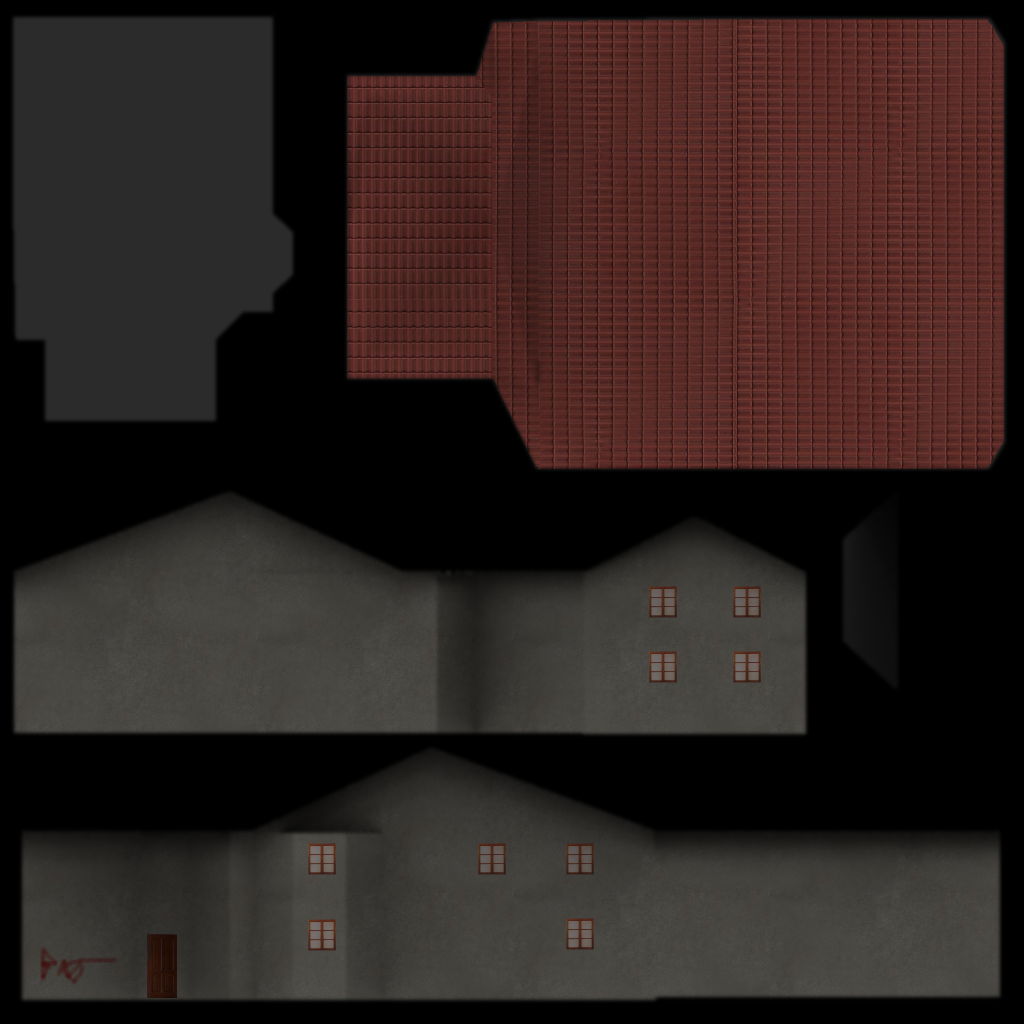
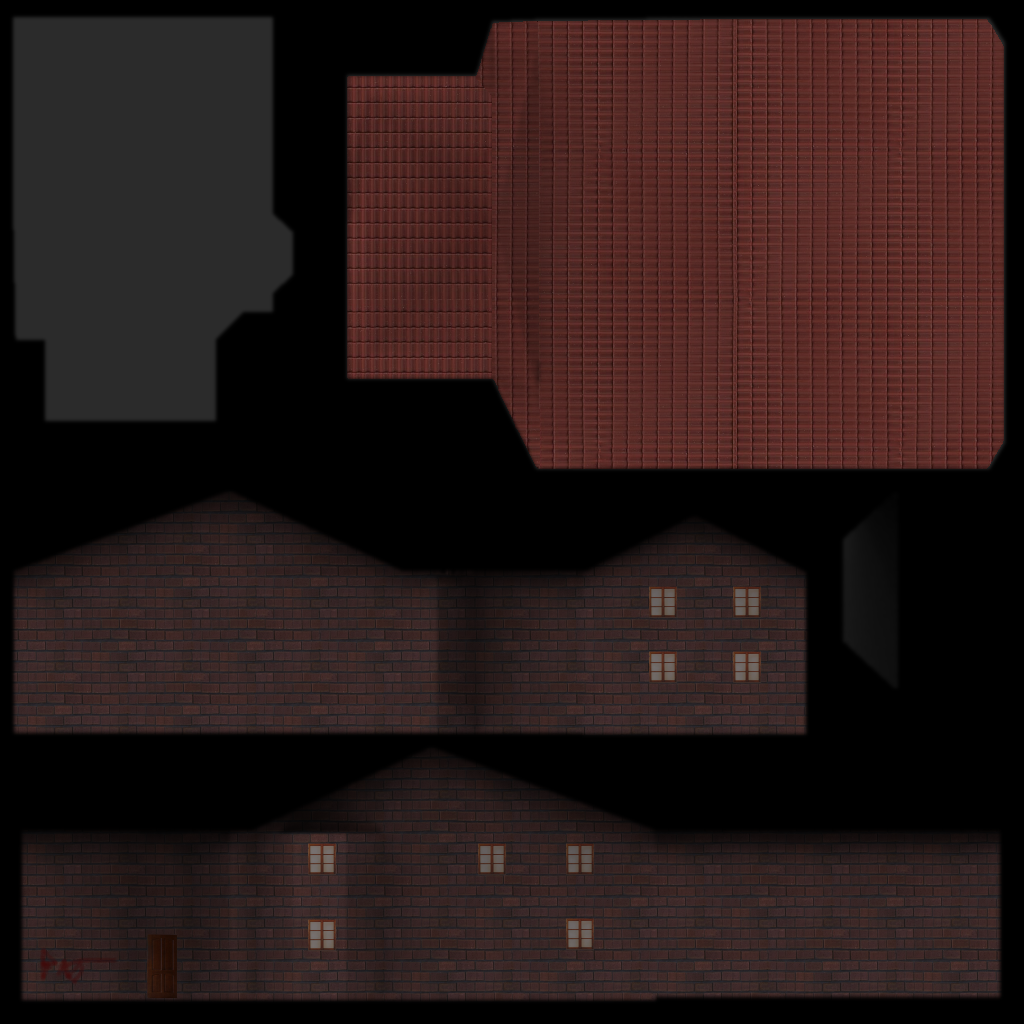
Layer changes from the first 1024×1024 image to the second:
painted on "bricks" over (11, 490, 1002, 1003)
